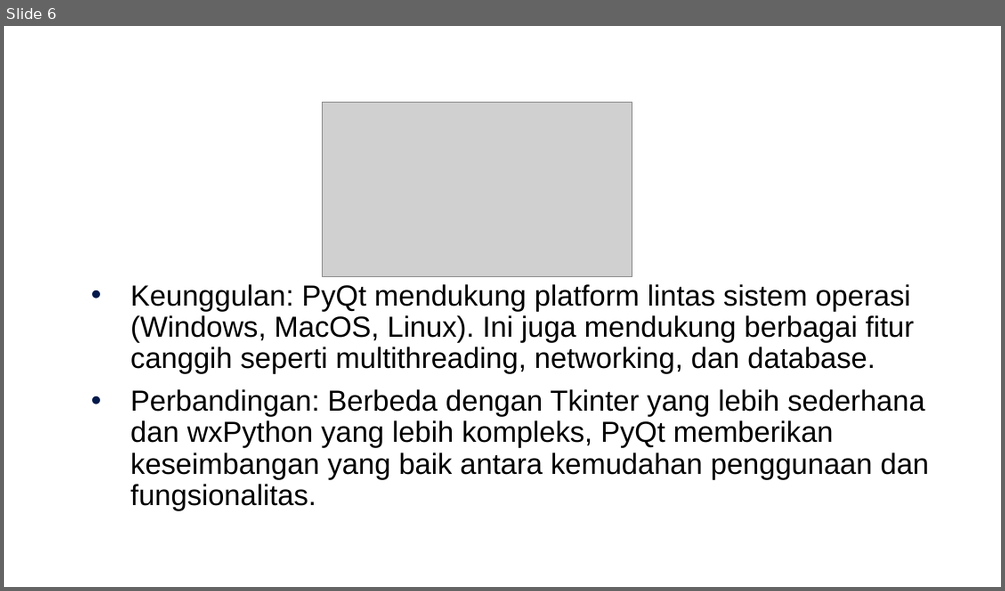
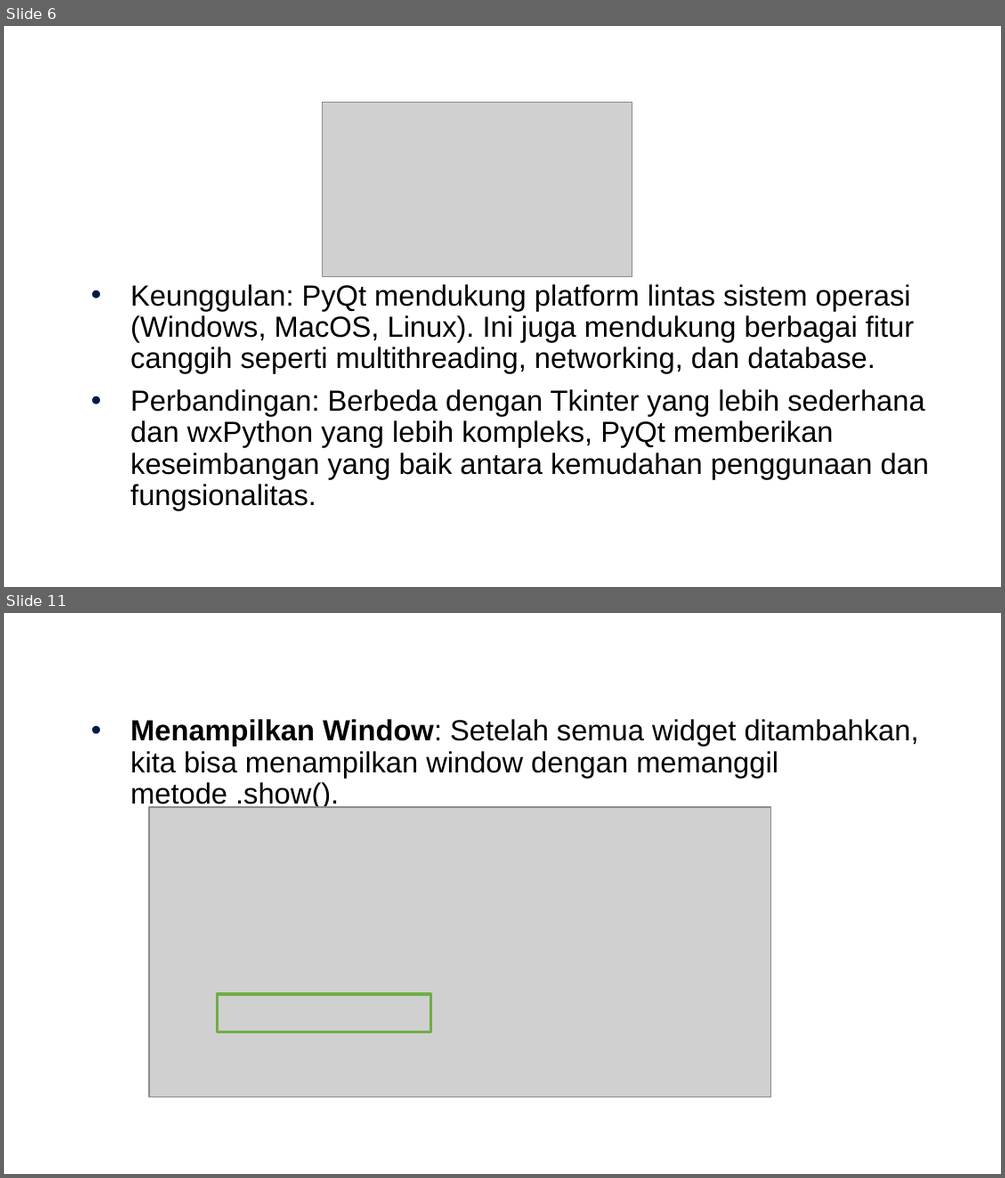
Before and after one commit to arifsetwn/modul_python_pbo, a slide deck: Bab 8 - PyQt.pptx. Shown one above the other, each under a label of ours: slide 6 before the commit, slides 6 and 11 after it; the slides between them are not shown. The pictures are 1005x591 and 1005x1178 pixels, drawn with LibreOffice and Linux fonts; fonts in the diff are those of the drawing; grey boxes stand for pictures; background and template pictures are left out. Boxes give left, top, right and bottom in pixels: in the first picture for what was removed or moved away, otherwise in the second. Text is boxed around its words. In the diff, an @@ line names an element or a change of style, - is before the commit and + after.

```diff
--- a/Bab 8 - PyQt.pptx
+++ b/Bab 8 - PyQt.pptx
@@ slide 11 added at <box>4,613,1001,1174</box>, background #FFFFFF @@
@@ text added at <box>130,719,919,809</box>, 21 pt, text #000000 @@
+• Menampilkan Window: Setelah semua widget ditambahkan, kita bisa menampilkan window dengan memanggil metode .show().
@@ picture added at <box>150,807,770,1097</box> @@
@@ rectangle added at <box>218,994,430,1031</box>, outline #70AD47 2 pt @@
```
Also in this commit, not shown: 7 other slides added, 1 slide removed, 15 other files.
